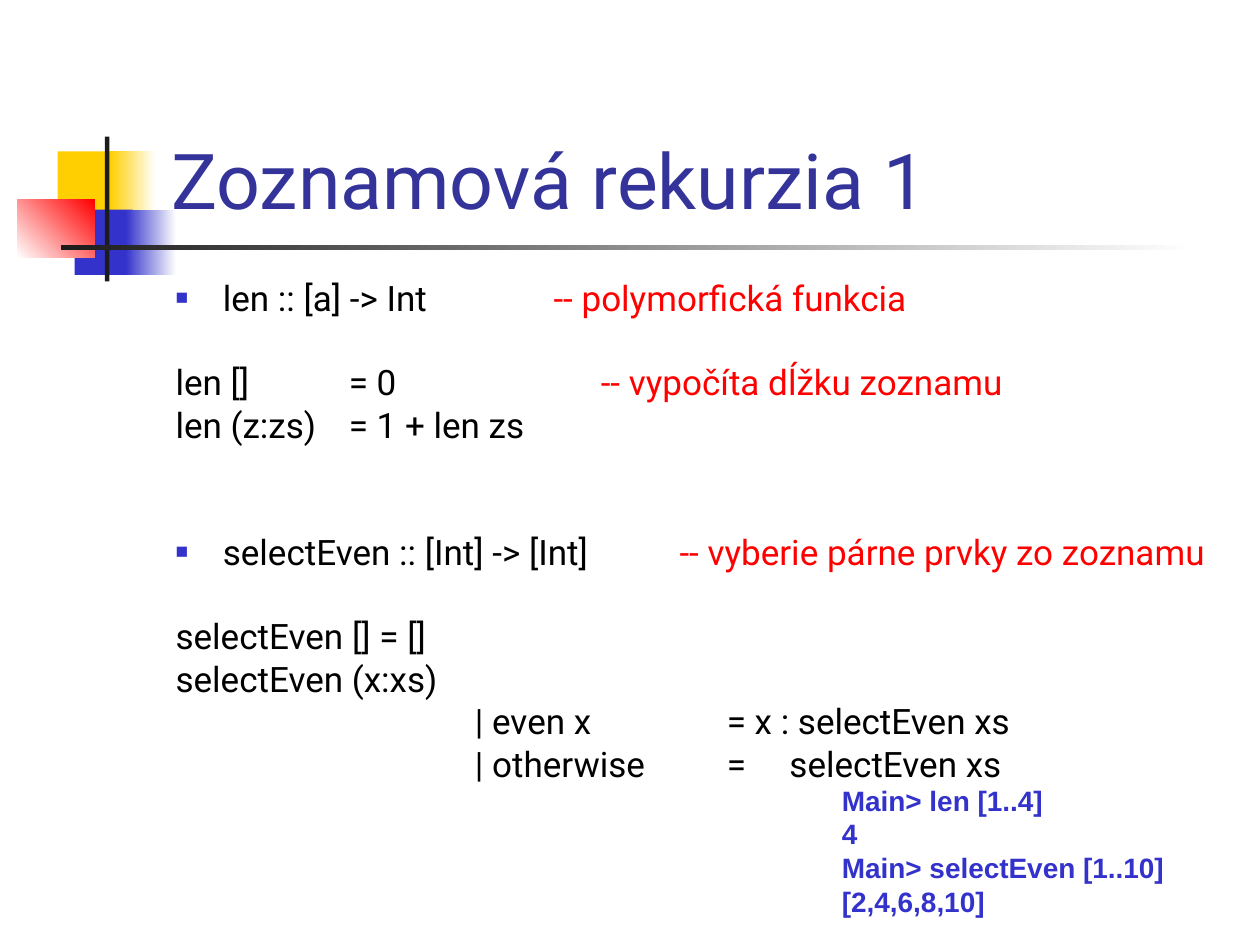
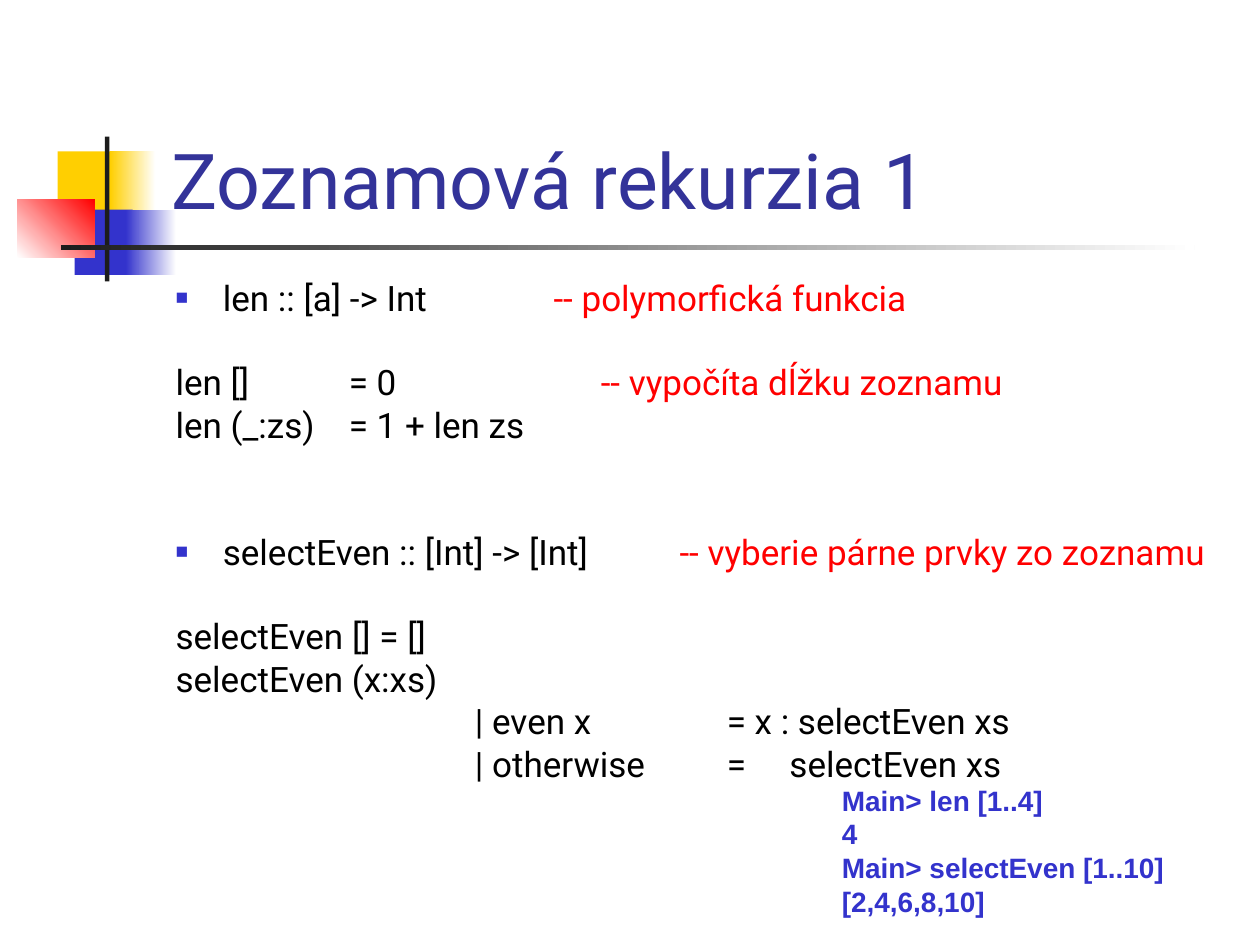
Before and after one commit to paradigmy/Prednasky, a slide deck: slide 26 of 06/funkcionalne1.ppt (slide 25 before the commit). Drawn at 1260x945 pixels with LibreOffice and Linux fonts; fonts in the diff are those of the drawing. Boxes give left, top, right and bottom in pixels: in the first picture for what was removed or moved away, otherwise in the second. Text is boxed around its words. In the diff, an @@ line names an element or a change of style, - is before the commit and + after.

```diff
--- a/06/funkcionalne1.ppt
+++ b/06/funkcionalne1.ppt
@@ text at box(176, 410, 524, 446): text changed @@
-len (z:zs) = 1 + len zs
+len (_:zs) = 1 + len zs
```
Also in this commit, not shown: 3 other slides changed, 1 slide added, 4 other files.
